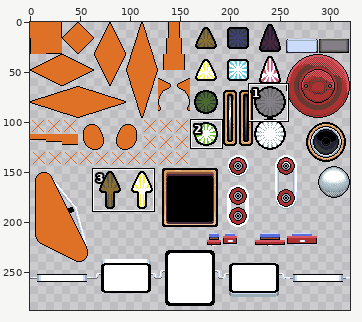
Two states of a pixel-art file, art/scratchPad.aseprite. The first picture is a wide view before the edit; the outline marks the close-up.
Close-up. Before the commit:
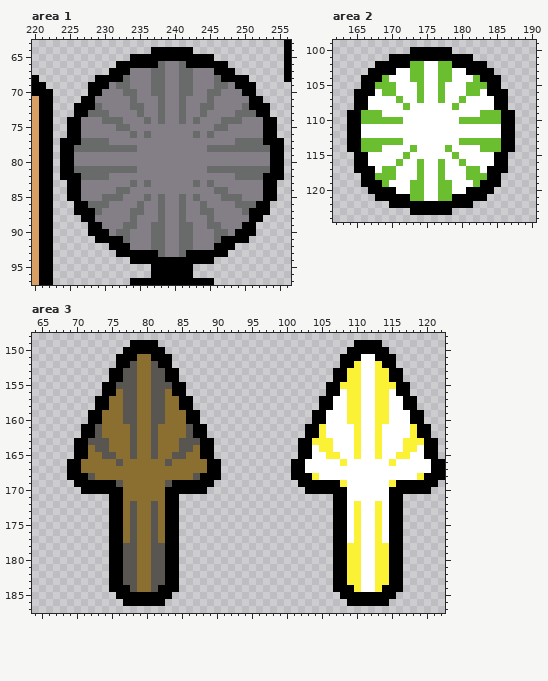
320x288 pixels, 1 frame. Shown: area 1: x 220..256, y 63..97; area 2: x 162..190, y 99..124; area 3: x 64..122, y 148..187. The commit also changed other parts of the picture, which this record leaves out.
And afterwards:
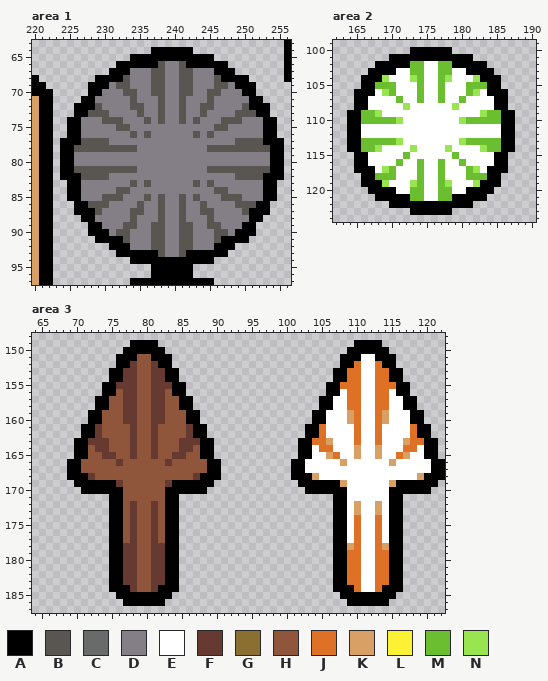
Palette (. is transparent): A #000000  B #595652  C #696a6a  D #847e87  E #ffffff  F #663931  G #8a6f30  H #8f563b  J #df7126  K #d9a066  L #fbf236  M #6abe30  N #99e550
Difference:
Changed rows in their new state; - is an unchanged pixel.
Area 1:
first column x 226:
66 ------------B--B------------
67 -----------BB--BB-----------
68 -------B---BB--BB---B-------
69 ------BB---BB--BB---BB------
70 -------BB--BB--BB--BB-------
71 --------B---B--B---B--------
72 ---B----BB--B--B--BB----B---
73 --BBB----B--B--B--B----BBB--
74 ----BBB---B-B--B-B---BBB----
75 ------BB------------BB------
76 --------B-B------B-B--------
77 -BBBB------------------BBBB-
78 BBBBBBBBB----------BBBBBBBBB
81 BBBBBBBBB----------BBBBBBBBB
82 -BBBB------------------BBBB-
83 --------B-B------B-B--------
84 ------BB------------BB------
85 ----BBB---B-B--B-B---BBB----
86 --BBB----B--B--B--B----BBB--
87 ---B----BB--B--B--BB----B---
88 --------B---B--B---B--------
89 -------BB--BB--BB--BB-------
90 ------BB---BB--BB---BB------
91 -------B---BB--BB---B-------
92 -----------BB--BB-----------
93 ------------B--B------------
Area 2:
first column x 168:
104 -N---N----N---N-
106 -N------------N-
108 ----N------N----
109 N--------------N
110 ---N--------N---
113 ---N--------N---
114 N----N----N----N
117 -N------------N-
119 -N---N----N---N-
Area 3:
first column x 71:
151 --------HH---------------------------------------
152 -------FHHF----------------------------J--J------
153 ------FFHHFF--------------------------JJ--JJ-----
154 ------FFHHFF--------------------------JJ--JJ-----
155 -----FFFHHFFF------------------------JJJ--JJJ----
156 -----HFFHHFFH-------------------------JJ--JJ-----
157 ----HHFFHHFFHH------------------------JJ--JJ-----
158 ----HHFFHHFFHH------------------------JJ--JJ-----
159 ---HHHFFHHFFHHH-----------------------KJ--JK-----
160 ---HHHFFHHFFHHH-----------------------KJ--JK-----
161 --FHHHHFHHFHHHHF------------------J----J--J----J-
162 --FHHHHFHHFHHHHF------------------J----J--J----J-
163 -FFFHHHFHHFHHHFFF----------------JJK---J--J---KJJ
164 -HFFHHHFHHFHHHFFH-----------------JJ---K--K---JJ-
165 -HHFFHHFHHFHHFFHH------------------KJ--K--K--JK--
166 HHHHHFHHHHHHFHHHHH-------------------K------K----
167 HHHHHHHHHHHHHHHHHH-------------------------------
168 -FHHHHHHHHHHHHHHF----------------K--------------K
169 -----FHHHHHHF------------------------K------K----
170 ------HHHHHH-------------------------------------
171 ------HHHHHH-------------------------------------
172 ------HFHHFH---------------------------K--K------
173 ------HFHHFH---------------------------K--K------
174 ------HFHHFH---------------------------J--J------
175 ------HFHHFH---------------------------J--J------
176 ------HFHHFH---------------------------J--J------
177 ------HFHHFH---------------------------J--J------
178 ------FFHHFF--------------------------KJ--JK-----
179 ------FFHHFF--------------------------JJ--JJ-----
180 ------FFHHFF--------------------------JJ--JJ-----
181 ------FFHHFF--------------------------JJ--JJ-----
182 ------FFHHFF--------------------------JJ--JJ-----
183 ------FFHHFF--------------------------JJ--JJ-----
184 -------FHHF----------------------------J--J------
Boxes around the changes in both close-ups, in picture pixels (x1, y1, x2, y2):
changed: (74, 61, 270, 257)
changed: (375, 75, 417, 187)
changed: (445, 75, 487, 187)
changed: (81, 354, 207, 592)
changed: (312, 361, 424, 592)
